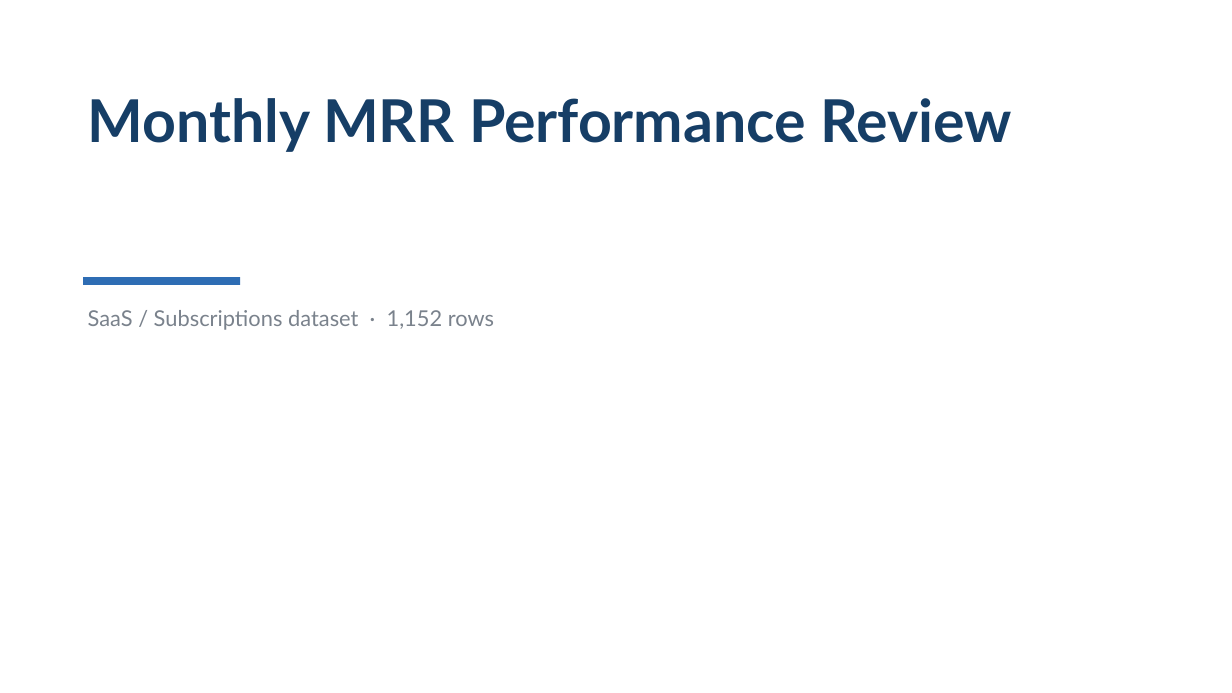
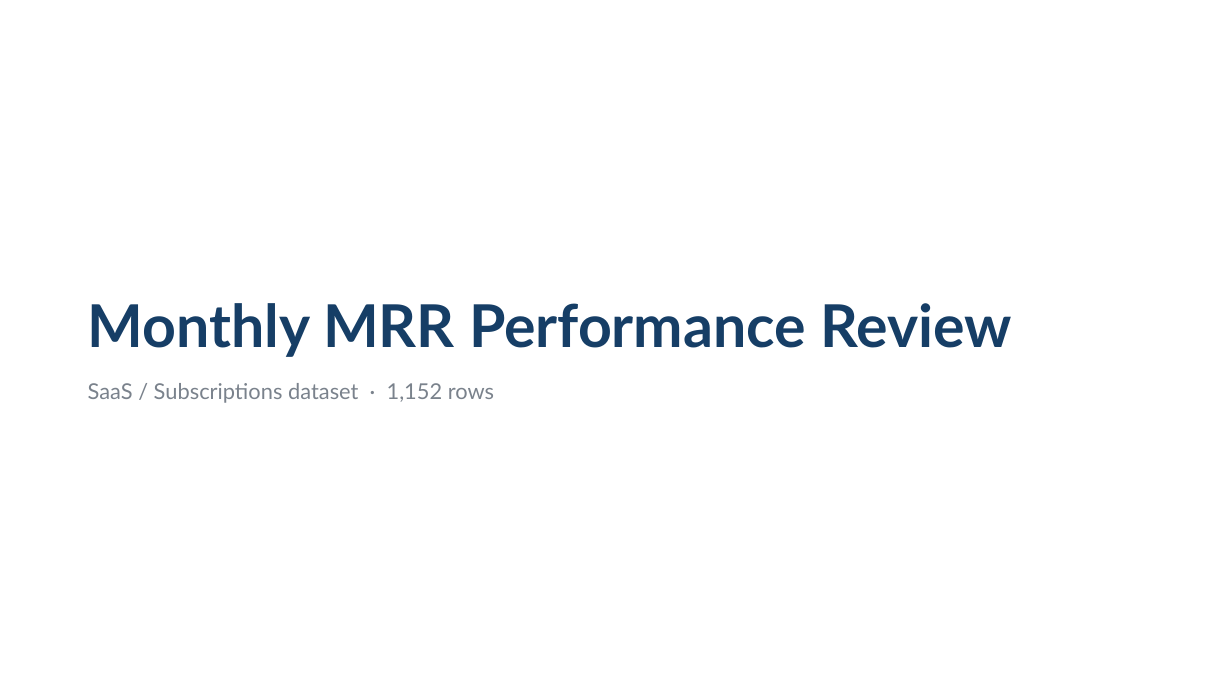
Before and after one commit to AronSarosi/ai-report-generator, a slide deck: slide 1 of app/examples/saas_metrics/report.pptx. Drawn at 1232x693 pixels with LibreOffice and Linux fonts; fonts in the diff are those of the drawing. Boxes give left, top, right and bottom in pixels: in the first picture for what was removed or moved away, otherwise in the second. Text is boxed around its words. In the diff, an @@ line names an element or a change of style, - is before the commit and + after.

```diff
--- a/app/examples/saas_metrics/report.pptx
+++ b/app/examples/saas_metrics/report.pptx
@@ text "Monthly MRR Performance Review": place and size @@
-text "Monthly MRR Performance Review" at box(88, 98, 1011, 152)
+text "Monthly MRR Performance Review" at box(88, 303, 1011, 403)
@@ text "Monthly MRR Performance Review" at box(88, 303, 1011, 403): vertical alignment top to middle @@
@@ rectangle removed at box(83, 277, 240, 285) @@
@@ text at box(88, 303, 1011, 357): more space between paragraphs @@
@@ text removed at box(88, 310, 494, 330) @@
-SaaS / Subscriptions dataset · 1,152 rows
@@ text at box(88, 383, 494, 403): paragraph added @@
+SaaS / Subscriptions dataset · 1,152 rows
```
Also in this commit, not shown: 14 other files.
